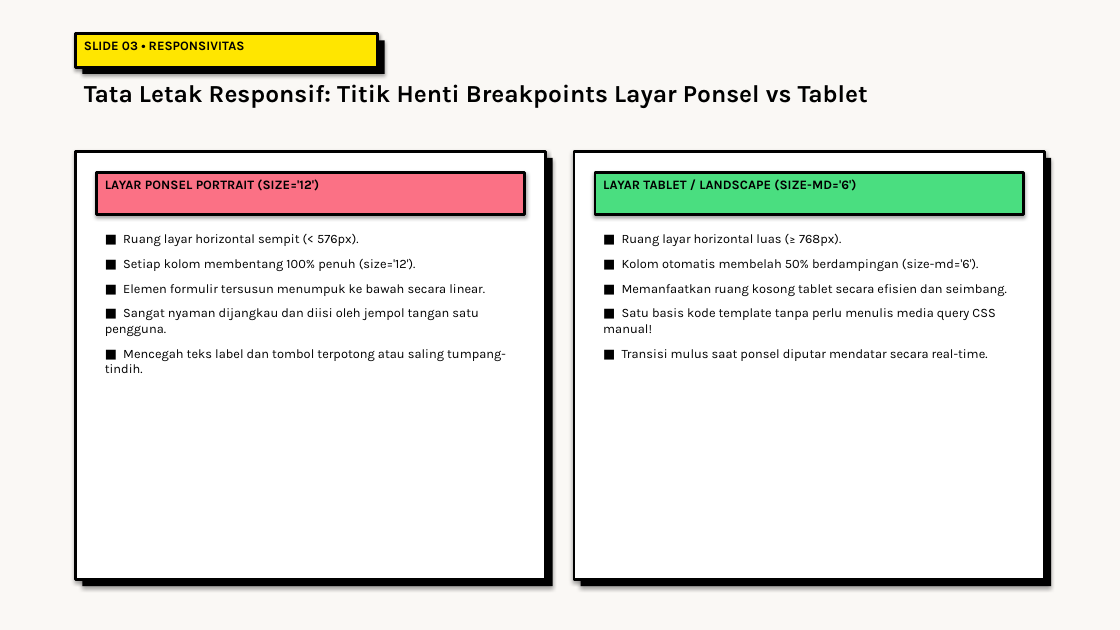
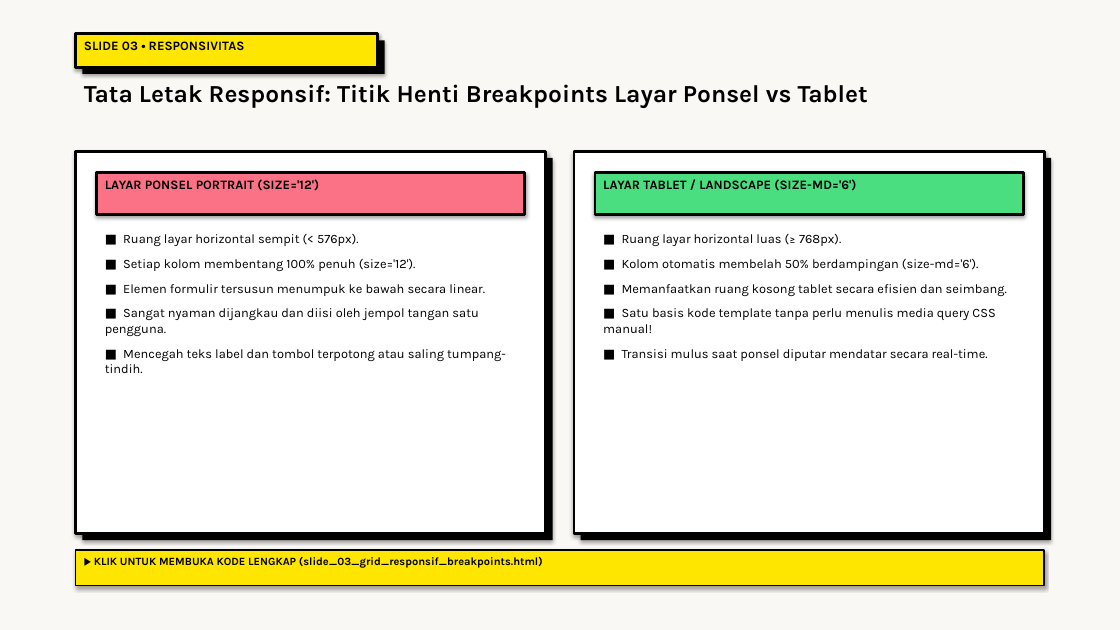
Before and after one commit to antonprafanto/tuweb_mobile2025, a slide deck: slide 3 of slide_presentasi/SESI_05_Layout_Grid_Form_Regex_Dark_Mode.pptx. Drawn at 1120x630 pixels with LibreOffice and Linux fonts; fonts in the diff are those of the drawing. Boxes give left, top, right and bottom in pixels: in the first picture for what was removed or moved away, otherwise in the second. Text is boxed around its words. In the diff, an @@ line names an element or a change of style, - is before the commit and + after.

```diff
--- a/slide_presentasi/SESI_05_Layout_Grid_Form_Regex_Dark_Mode.pptx
+++ b/slide_presentasi/SESI_05_Layout_Grid_Form_Regex_Dark_Mode.pptx
@@ rectangle: place and size @@
-rectangle at (76,151,546,580)
+rectangle at (76,151,546,534)
@@ rectangle: place and size @@
-rectangle at (82,158,553,586)
+rectangle at (82,158,553,540)
@@ rectangle: place and size @@
-rectangle at (574,151,1044,580)
+rectangle at (574,151,1044,534)
@@ rectangle: place and size @@
-rectangle at (581,158,1051,586)
+rectangle at (581,158,1051,540)
@@ rectangle added at (76,550,1044,586), fill #FFE600, outline #000000 1.5 pt @@
@@ text added at (94,557,543,568), 9.5 pt, text #000000, bold @@
+▶ KLIK UNTUK MEMBUKA KODE LENGKAP (slide_03_grid_responsif_breakpoints.html)
```
Also in this commit, not shown: 4 other slides changed, 24 other files.
